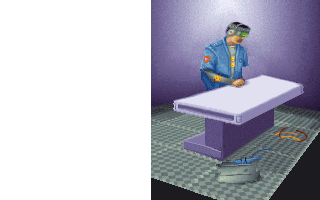
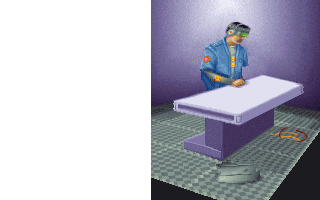
Revision of a layered 320x200 image; what changed, layer by layer:
painted on "Image" over [231, 74, 274, 164]
